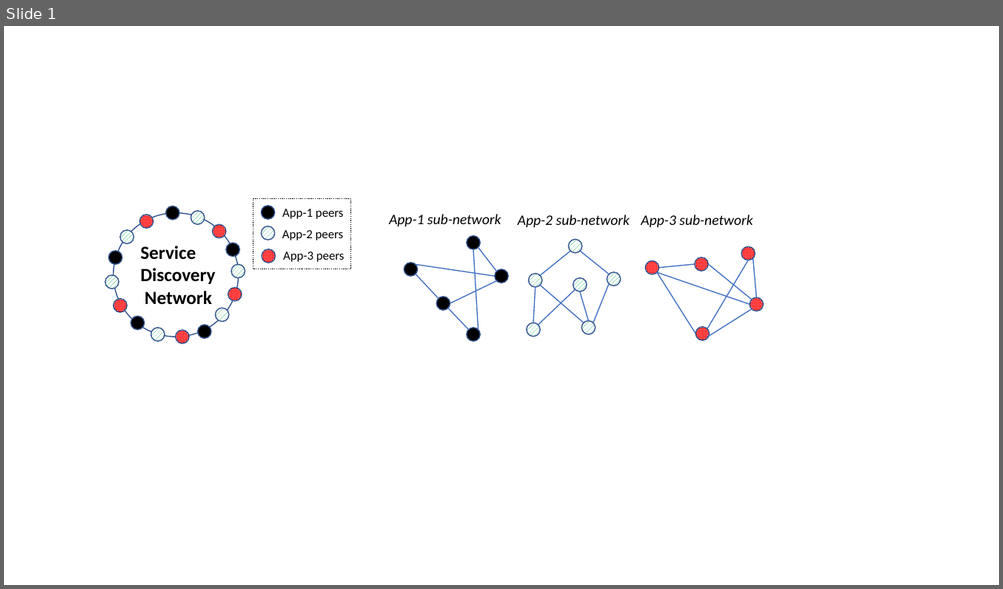
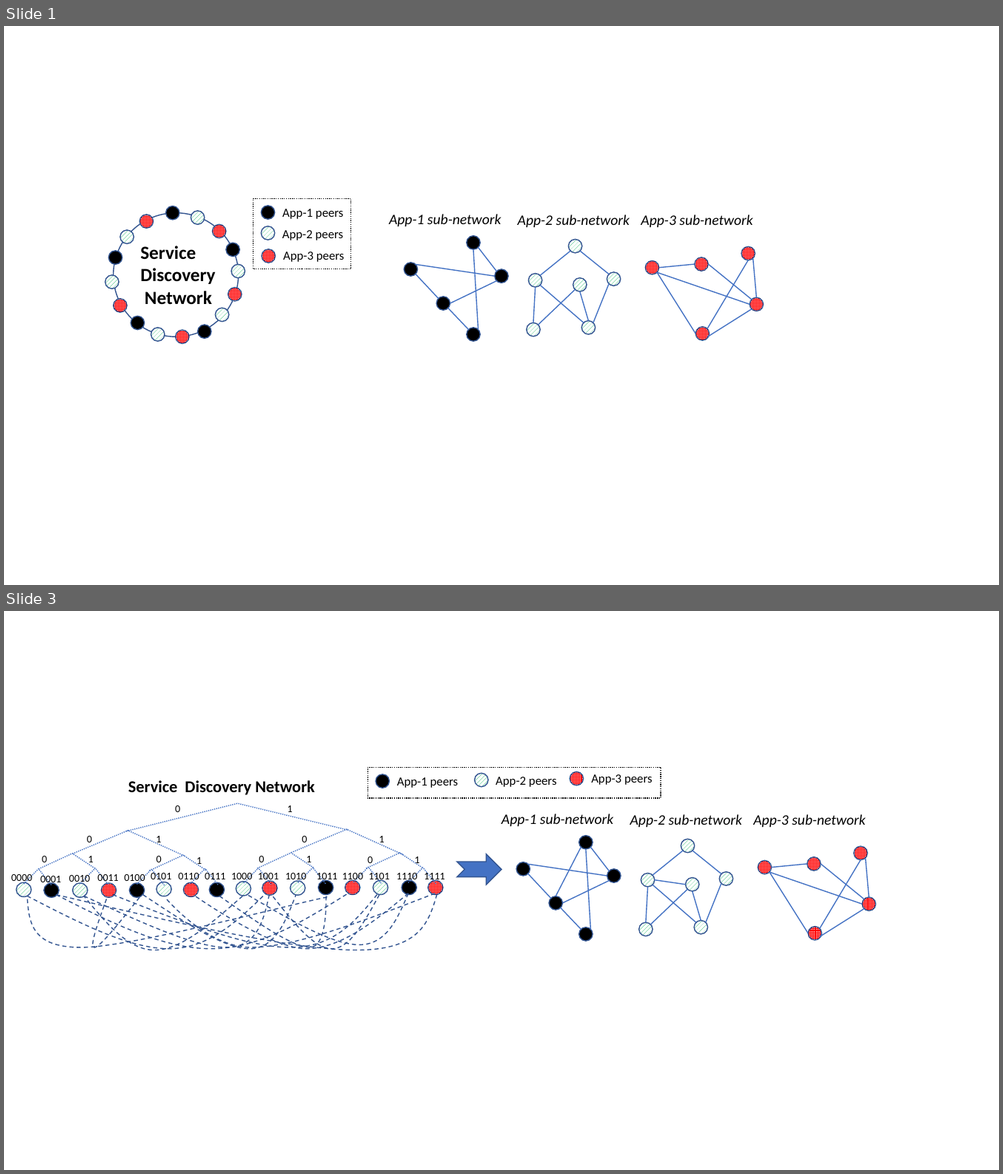
Before and after one commit to sambacha/service-discovery-paper, a slide deck: img/subnetwork-source.pptx. Shown one above the other, each under a label of ours: slide 1 before the commit, slides 1 and 3 after it; the slides between them are not shown. The pictures are 1003x589 and 1003x1174 pixels, drawn with LibreOffice and Linux fonts; fonts in the diff are those of the drawing. Boxes give left, top, right and bottom in pixels: in the first picture for what was removed or moved away, otherwise in the second. Text is boxed around its words. In the diff, an @@ line names an element or a change of style, - is before the commit and + after.

```diff
--- a/img/subnetwork-source.pptx
+++ b/img/subnetwork-source.pptx
@@ slide 3 added at box(4, 611, 999, 1170), background #FFFFFF @@
@@ text added at box(128, 780, 315, 795), 16 pt, text #000000, bold @@
+Service Discovery Network
@@ group added at box(368, 768, 661, 798): 3 ellipses, 3 texts, 1 rectangle @@
+App-1 peers
+App-2 peers
+App-3 peers
@@ group added at box(501, 814, 876, 941): 20 lines, 16 ellipses, 3 texts @@
+App-1 sub-network
+App-2 sub-network
+App-3 sub-network
@@ notched right arrow added at box(457, 854, 502, 885), fill #4472C4, outline #325491 1 pt @@
@@ line added from (555, 897) to (580, 848), #4472C4 1 pt @@
@@ group added at box(11, 803, 444, 897): 30 lines, 30 texts, 16 ellipses @@
+0
+1
+0
+1
+0
+1
+0
+1
+0
+1
+0
+1
+0
+1
+0000
+0001
+0010
+0011
+0100
+0101
+0110
+0111
+1000
+1001
+1010
+1011
+1100
+1101
+1110
+1111
@@ group added at box(27, 894, 438, 951): 13 freeform shapes @@
@@ line added from (686, 885) to (654, 880), #4472C4 1 pt @@
```
Also in this commit, not shown: 1 slide changed, 1 other slide added, 1 other file.
